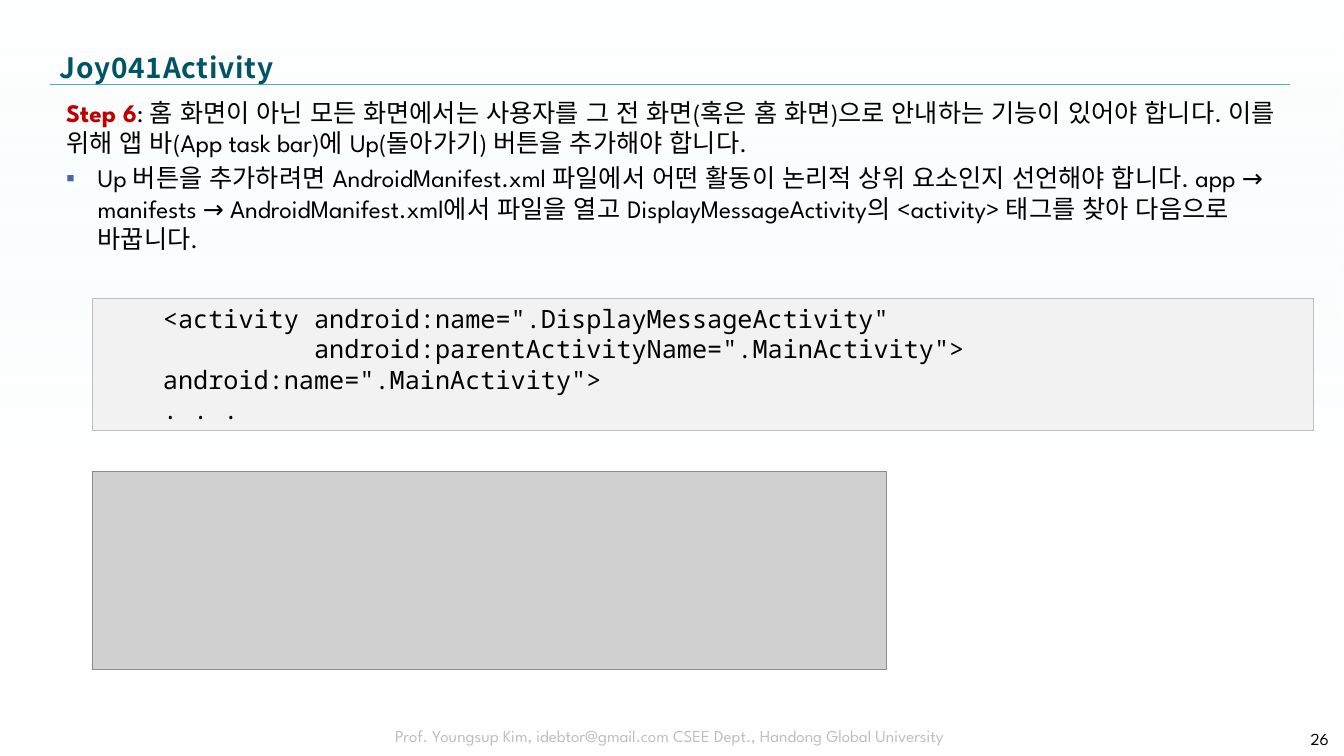
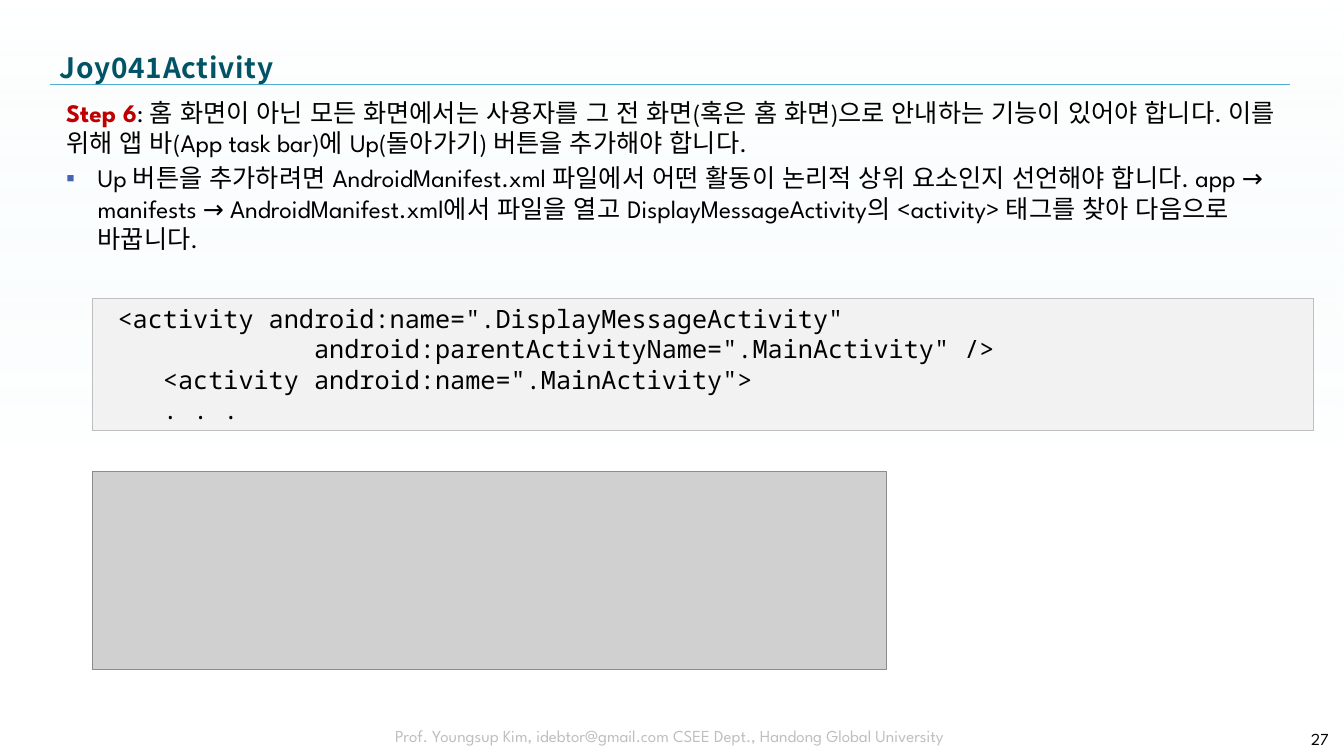
Before and after one commit to tae7841/HuStarAS, a slide deck: slide 27 of ppts/04Activity.pptx (slide 26 before the commit). Drawn at 1344x756 pixels with LibreOffice and Linux fonts; fonts in the diff are those of the drawing; grey boxes stand for pictures; background and template pictures are left out. Boxes give left, top, right and bottom in pixels: in the first picture for what was removed or moved away, otherwise in the second. Text is boxed around its words. In the diff, an @@ line names an element or a change of style, - is before the commit and + after.

```diff
--- a/ppts/04Activity.pptx
+++ b/ppts/04Activity.pptx
@@ text in rectangle at <box>163,339,949,395</box>: text changed @@
-android:parentActivityName=".MainActivity">
-android:name=".MainActivity">
+android:parentActivityName=".MainActivity" />
+<activity android:name=".MainActivity">
@@ page number at <box>1311,733,1329,745</box>: text changed @@
-26
+27
```
Also in this commit, not shown: 3 other slides changed, 1 slide added.
